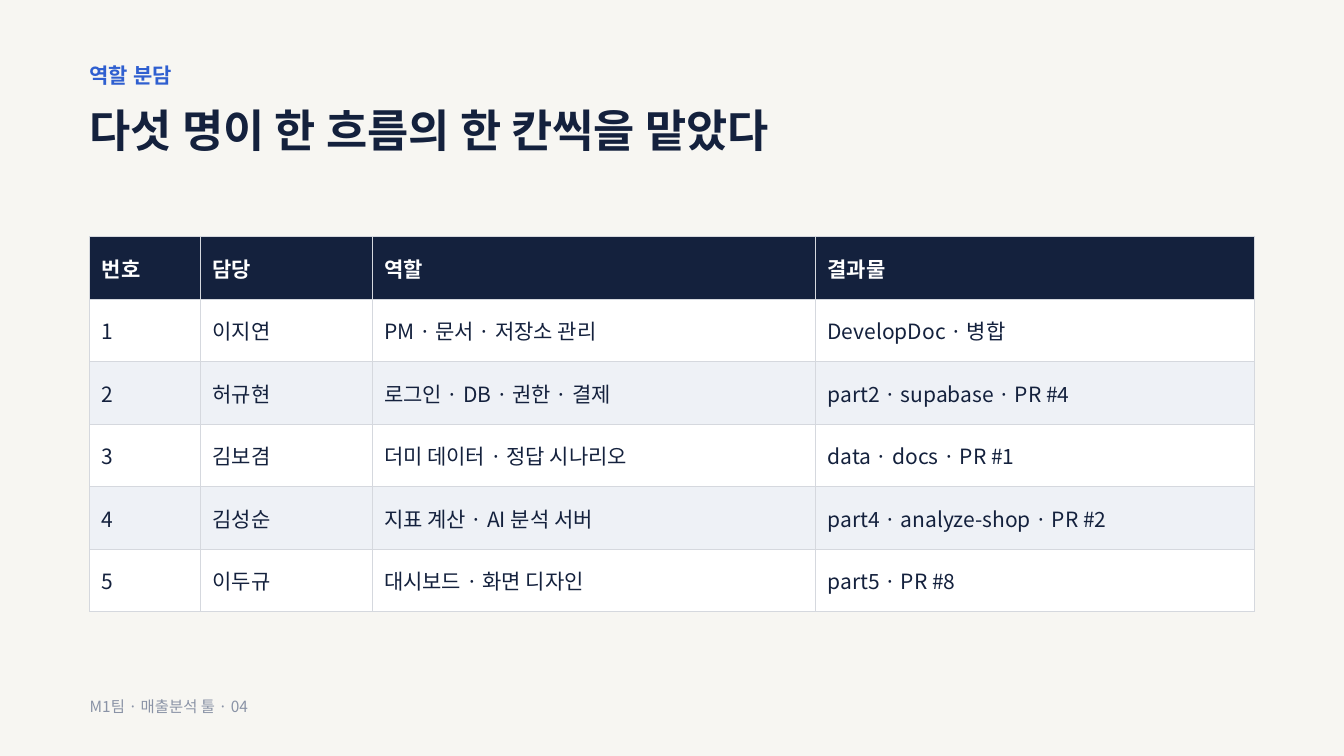
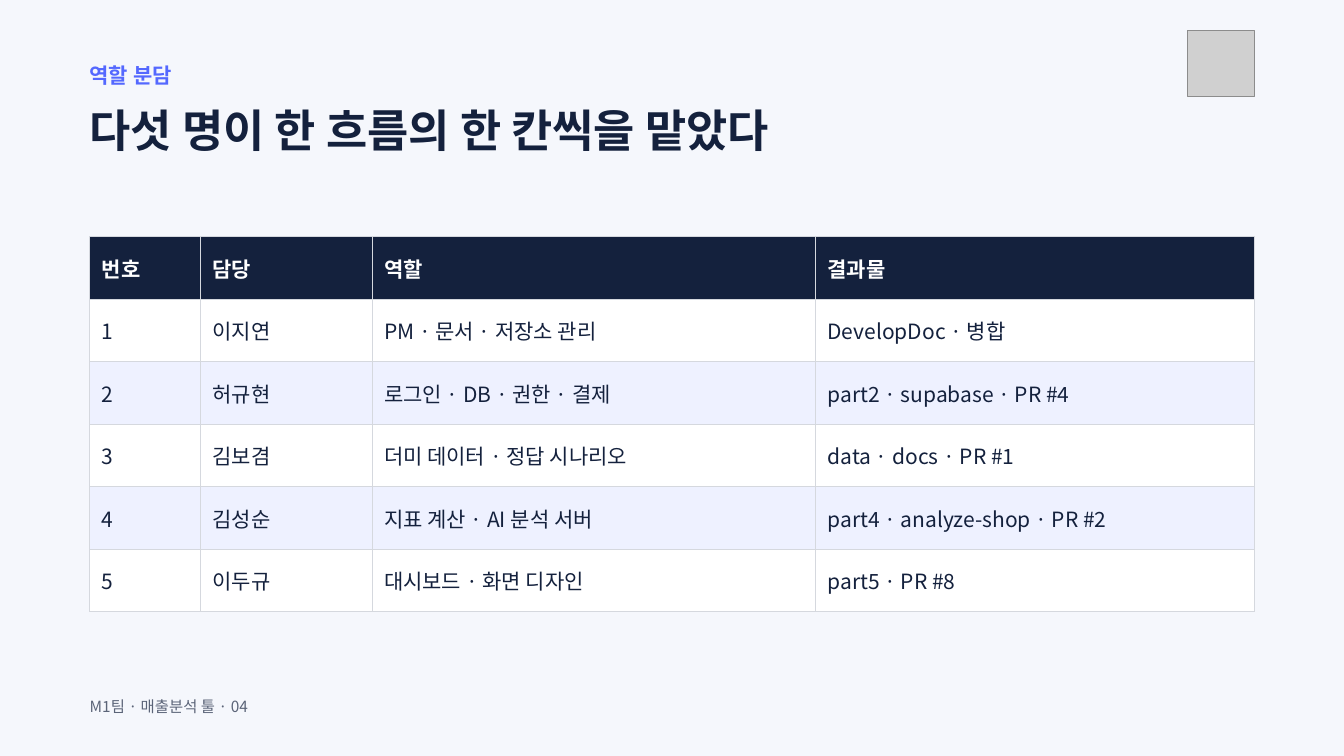
Before and after one commit to ctaleez51-art/sales-analysis, a slide deck: slide 4 of docs/presentation/M1_presentation_draft_v0.1.pptx. Drawn at 1344x756 pixels with LibreOffice and Linux fonts; fonts in the diff are those of the drawing; grey boxes stand for pictures. Boxes give left, top, right and bottom in pixels: in the first picture for what was removed or moved away, otherwise in the second. Text is boxed around its words. In the diff, an @@ line names an element or a change of style, - is before the commit and + after.

```diff
--- a/docs/presentation/M1_presentation_draft_v0.1.pptx
+++ b/docs/presentation/M1_presentation_draft_v0.1.pptx
@@ background #F7F6F2 to #F5F7FC @@
@@ picture added at bbox=[1188, 30, 1254, 97] @@
@@ text "역할 분담" at bbox=[90, 65, 172, 85]: text colour #2F5FD0 to #5468FF @@
@@ text "M1팀 · 매출분석 툴 · ..." at bbox=[90, 699, 248, 713]: text colour #8A93A6 to #5B6478 @@
```
Also in this commit, not shown: 13 other slides changed, 3 other files.
